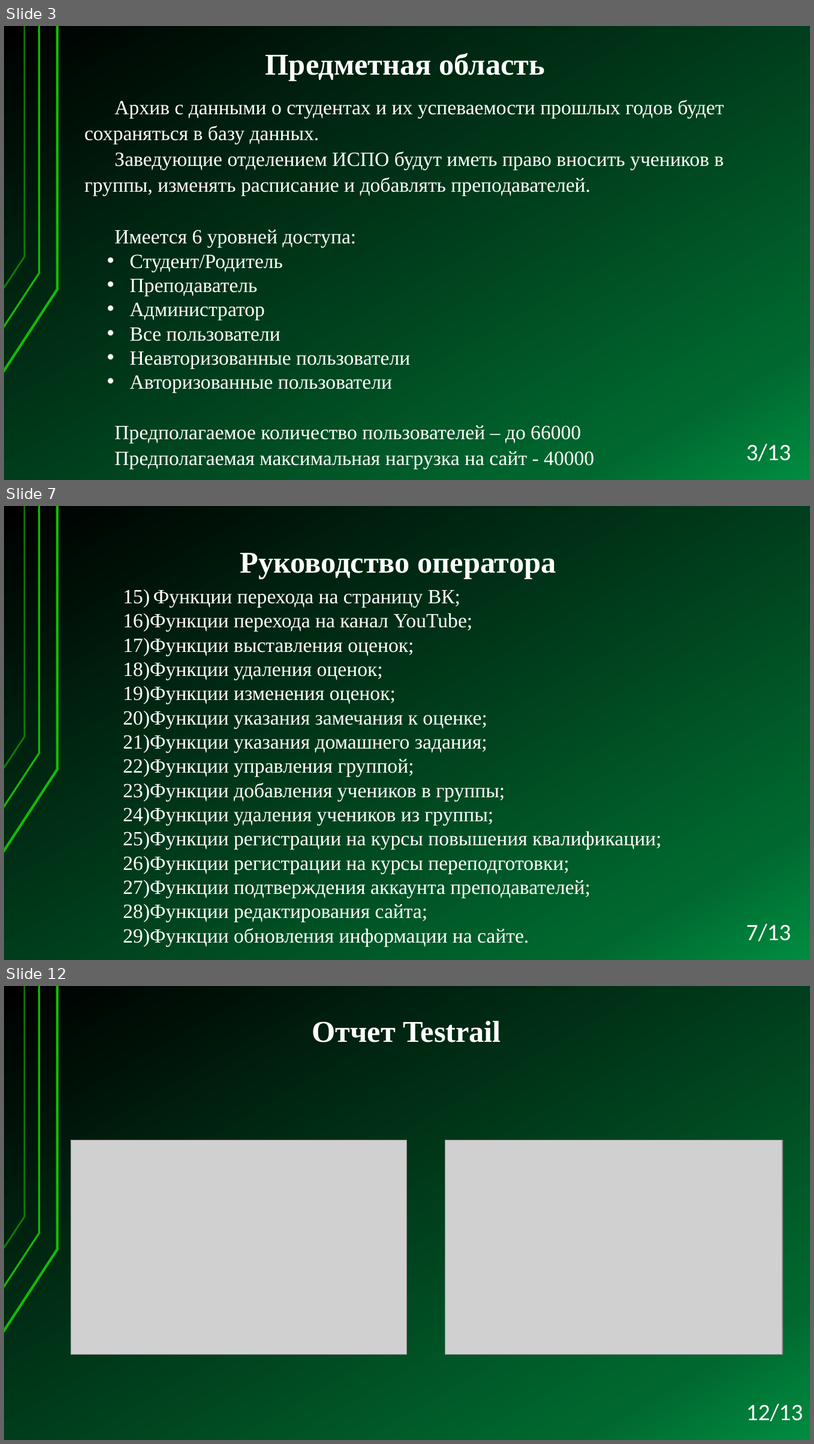
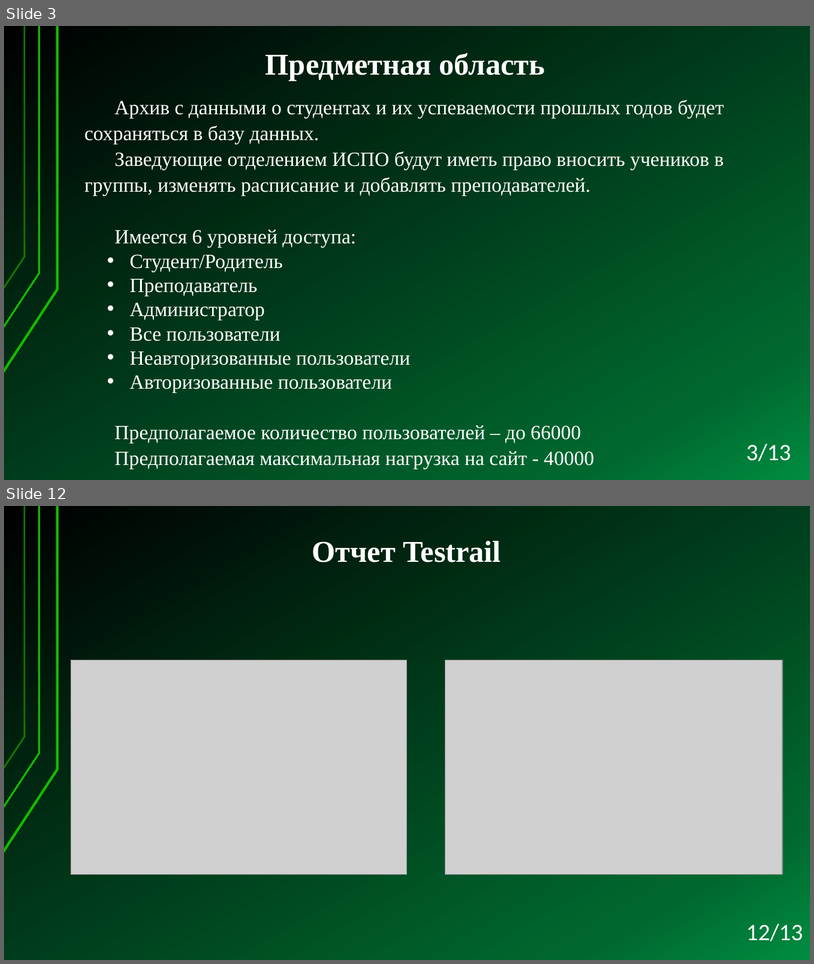
Before and after one commit to Kaz-Ed/PM-04, a slide deck: Documents/Презентация Электронный дневник Политеха.pptx. Shown one above the other, each under a label of ours: slides 3, 7 and 12 before the commit, slides 3 and 12 after it; the slides between them are not shown. The pictures are 814x1444 and 814x964 pixels, drawn with LibreOffice and Linux fonts; fonts in the diff are those of the drawing; grey boxes stand for pictures. Boxes give left, top, right and bottom in pixels: in the first picture for what was removed or moved away, otherwise in the second. Text is boxed around its words. In the diff, an @@ line names an element or a change of style, - is before the commit and + after.

```diff
--- a/Documents/Презентация Электронный дневник Политеха.pptx
+++ b/Documents/Презентация Электронный дневник Политеха.pptx
@@ slide 7 removed at [4,506,810,960], background gradient #000000 to #00682F to #008D40; not listed: 3 template elements that a slide beside it also shows @@
@@ text removed at [240,553,556,579] @@
-Руководство оператора
@@ text removed at [123,590,662,946] @@
-15) Функции перехода на страницу ВК;
-16) Функции перехода на канал YouTube;
-17) Функции выставления оценок;
-18) Функции удаления оценок;
-19) Функции изменения оценок;
-20) Функции указания замечания к оценке;
-21) Функции указания домашнего задания;
-22) Функции управления группой;
-23) Функции добавления учеников в группы;
-24) Функции удаления учеников из группы;
-25) Функции регистрации на курсы повышения квалификации;
-26) Функции регистрации на курсы переподготовки;
-27) Функции подтверждения аккаунта преподавателей;
-28) Функции редактирования сайта;
-29) Функции обновления информации на сайте.
@@ text removed at [747,923,792,941] @@
-7/13
```
Also in this commit, not shown: 10 slides changed, 1 slide added, 7 other files.
